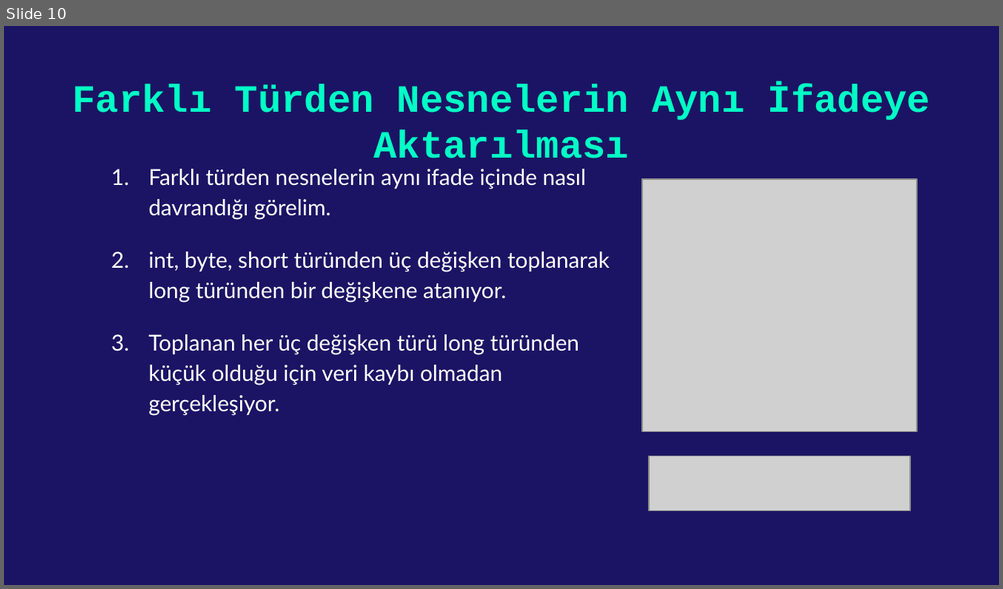
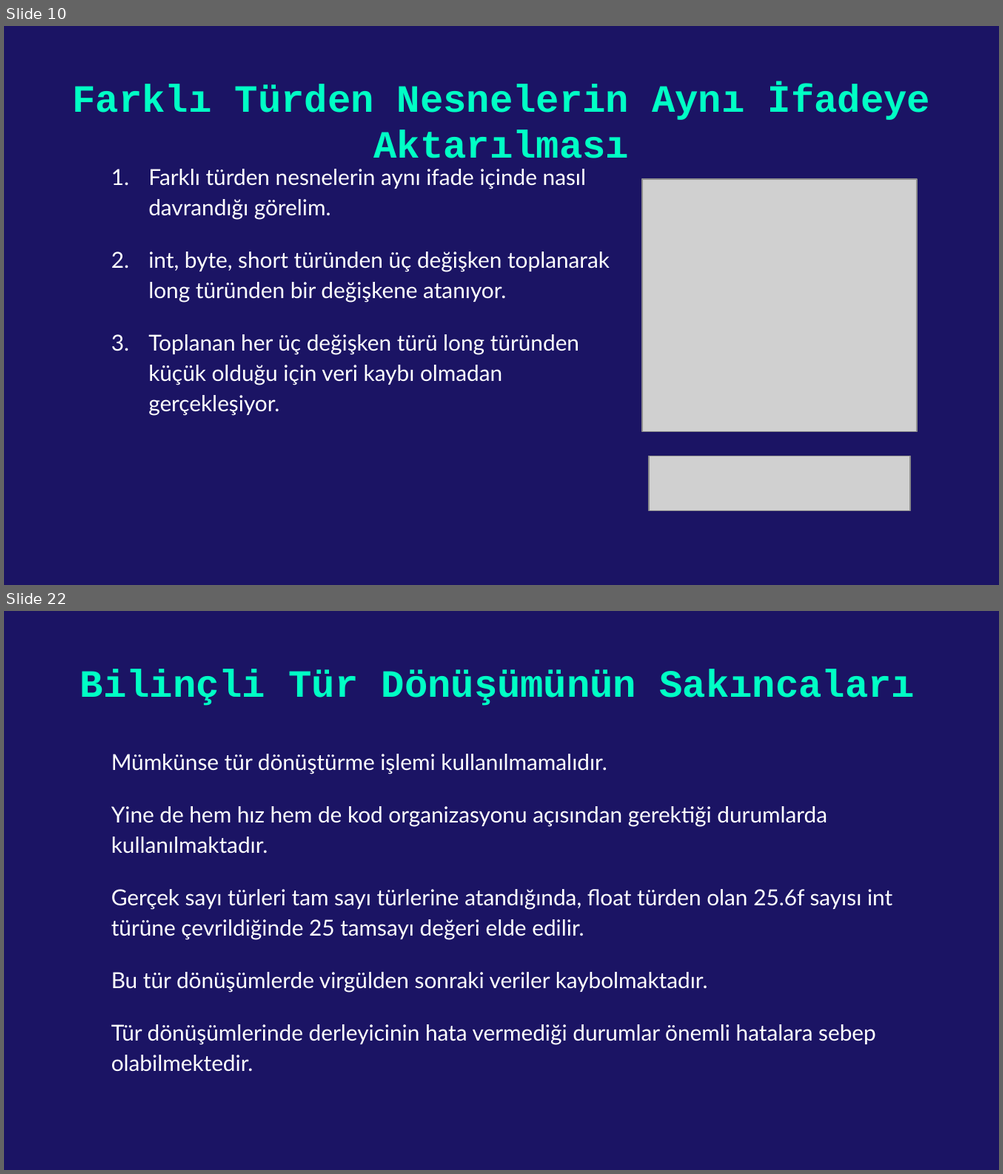
Before and after one commit to kadirdemir/C-Sharp-2022, a slide deck: Tür Dönüşümü.pptx. Shown one above the other, each under a label of ours: slide 10 before the commit, slides 10 and 22 after it; the slides between them are not shown. The pictures are 1003x589 and 1003x1174 pixels, drawn with LibreOffice and Linux fonts; fonts in the diff are those of the drawing; grey boxes stand for pictures. Boxes give left, top, right and bottom in pixels: in the first picture for what was removed or moved away, otherwise in the second. Text is boxed around its words. In the diff, an @@ line names an element or a change of style, - is before the commit and + after.

Commit message:
Tür Dönüşümü sunumu güncellendi

```diff
--- a/Tür Dönüşümü.pptx
+++ b/Tür Dönüşümü.pptx
@@ slide 22 added at <box>4,611,999,1170</box>, background #1B1464 @@
@@ title added at <box>80,669,915,706</box>, 28 pt, text #00FFC5, bold @@
+Bilinçli Tür Dönüşümünün Sakıncaları
@@ text added at <box>111,754,892,1072</box>, 16 pt, text #FFFFFF @@
+Mümkünse tür dönüştürme işlemi kullanılmamalıdır.
+Yine de hem hız hem de kod organizasyonu açısından gerektiği durumlarda kullanılmaktadır.
+Gerçek sayı türleri tam sayı türlerine atandığında, float türden olan 25.6f sayısı int türüne çevrildiğinde 25 tamsayı değeri elde edilir.
+Bu tür dönüşümlerde virgülden sonraki veriler kaybolmaktadır.
+Tür dönüşümlerinde derleyicinin hata vermediği durumlar önemli hatalara sebep olabilmektedir.
```
Also in this commit, not shown: 4 slides changed, 26 other slides added.
